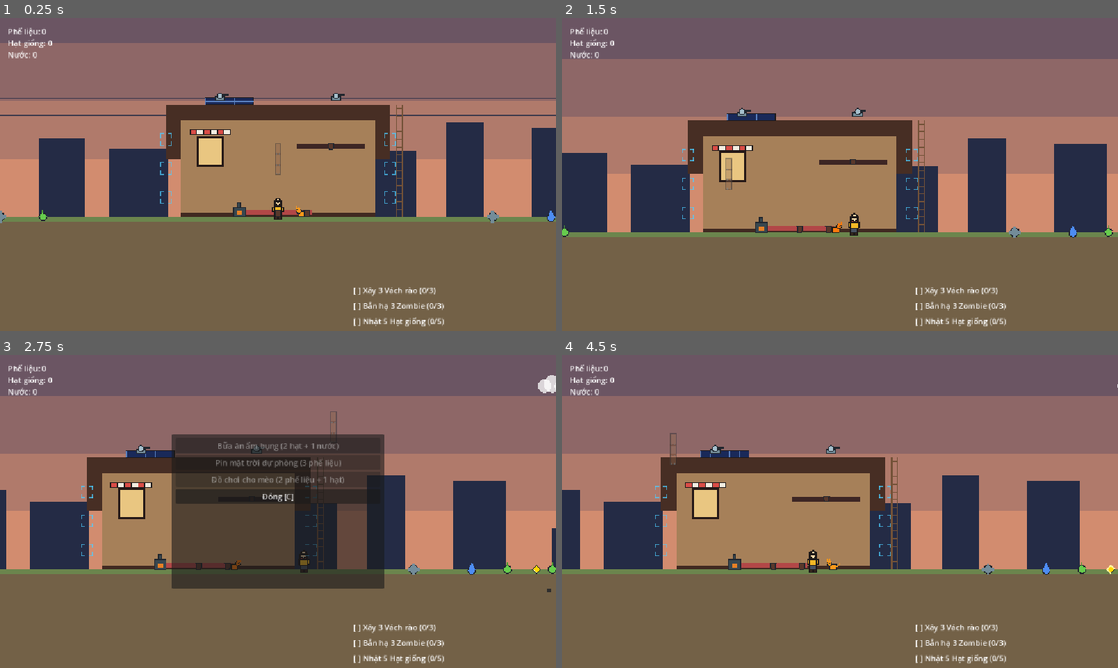
Above: before the commit, frames 1-4 (two rows, left to right).
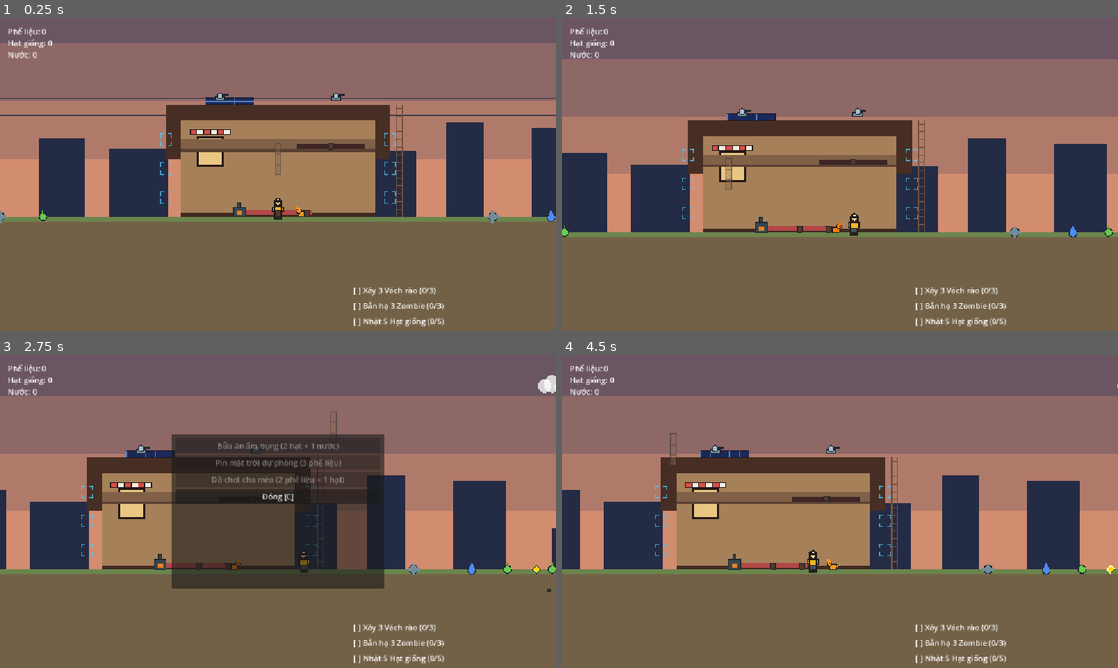
Above: after the commit, the same moments.

Repository: vuphamhocvienmatma/insomnia-dark-war
Game: Godot game, scene res://scenes/main_level.tscn
Same seed, same stepped clock (60 frames per second), same inputs: the game is played once before the commit and once after it.
Inputs (mouse positions are in pixels of both pictures, inside the frame that each line leads up to):
- Up to frame 1 (0.25 s): no input
- Up to frame 2 (1.5 s): move the mouse to (962, 158) at 0.52 s; press the mouse at (962, 158) at 0.53 s; hold Right (ui_right) 0.53-1.28 s; move the mouse to (728, 190) at 1.27 s; release the mouse at (728, 190) at 1.28 s; hold S (ui_down, bound only after the commit) from 1.28 s (still down); tap E (interact) at 1.35 s
- Up to frame 3 (2.75 s): move the mouse to (333, 442) at 2.02 s; release S (ui_down, bound only after the commit) at 2.03 s; hold Right (ui_right) from 2.03 s (still down); hold C (toggle_crafting) from 2.03 s (still down)
- Up to frame 4 (4.5 s): move the mouse to (812, 574) at 2.77 s; release Right (ui_right) at 2.78 s; release C (toggle_crafting) at 2.78 s; hold W (ui_up, bound only after the commit) 2.78-3.53 s; click (812, 574) at 2.85 s; move the mouse to (1006, 558) at 3.52 s; hold E (interact) 3.53-4.28 s; hold Left (ui_left) from 3.53 s (still down); move the mouse to (673, 464) at 4.27 s; tap C (toggle_crafting) at 4.35 s

The runs differ from the first frame. In frame 1, 1.3% of the frame differs, in the area x 32-68%, y 38-43%; in frame 2, 1.1%; in frame 3, 0.5%; in frame 4, 1.1%.

Commit message:
feat: phase 16 mezzanine floor + ladder climbing (player & cat)

Diff:
--- a/insomnia-in-the-dark-war/project.godot
+++ b/insomnia-in-the-dark-war/project.godot
@@ -44,6 +44,16 @@
 "events": [Object(InputEventKey,"resource_local_to_scene":false,"resource_name":"","device":16,"window_id":0,"alt_press …(191 unchanged characters)…
 ]
 }
+ui_up={
+"deadzone": 0.2,
+"events": [Object(InputEventKey,"resource_local_to_scene":false,"resource_name":"","device":-1,"window_id":0,"alt_pressed":false,"shift_pressed":false,"ctrl_pressed":false,"meta_pressed":false,"pressed":false,"keycode":0,"physical_keycode":87,"key_label":0,"unicode":0,"location":0,"echo":false,"script":null), Object(InputEventKey,"resource_local_to_scene":false,"resource_name":"","device":-1,"window_id":0,"alt_pressed":false,"shift_pressed":false,"ctrl_pressed":false,"meta_pressed":false,"pressed":false,"keycode":0,"physical_keycode":4194319,"key_label":0,"unicode":0,"location":0,"echo":false,"script":null)
+]
+}
+ui_down={
+"deadzone": 0.2,
+"events": [Object(InputEventKey,"resource_local_to_scene":false,"resource_name":"","device":-1,"window_id":0,"alt_pressed":false,"shift_pressed":false,"ctrl_pressed":false,"meta_pressed":false,"pressed":false,"keycode":0,"physical_keycode":83,"key_label":0,"unicode":0,"location":0,"echo":false,"script":null), Object(InputEventKey,"resource_local_to_scene":false,"resource_name":"","device":-1,"window_id":0,"alt_pressed":false,"shift_pressed":false,"ctrl_pressed":false,"meta_pressed":false,"pressed":false,"keycode":0,"physical_keycode":4194321,"key_label":0,"unicode":0,"location":0,"echo":false,"script":null)
+]
+}
 
 [physics]
 
--- a/insomnia-in-the-dark-war/scenes/main_level.tscn
+++ b/insomnia-in-the-dark-war/scenes/main_level.tscn
@@ -13,6 +13,7 @@
 [ext_resource type="Script" path="res://scripts/warm_fireplace_light.gd" id="11_light"]
 [ext_resource type="PackedScene" path="res://scenes/crafting_ui.tscn" id="12_craft"]
 [ext_resource type="Script" path="res://scripts/art_clouds.gd" id="12_clouds"]
+[ext_resource type="Script" path="res://scripts/cabin_structure.gd" id="14_cabin"]
 
 [node name="MainLevel" type="Node2D" unique_id=129172497]
 script = ExtResource("1_level")
@@ -101,6 +102,25 @@
 offset_bottom = 0.0
 color = Color(0.25, 0.16, 0.13, 1)
 
+[node name="CabinStructure" type="Node2D" parent="." unique_id=129172499]
+script = ExtResource("14_cabin")
+
+[node name="MezzanineWall" type="ColorRect" parent="CabinStructure"]
+z_index = -4
+offset_left = -200.0
+offset_top = -160.0
+offset_right = 200.0
+offset_bottom = -140.0
+color = Color(0.5, 0.38, 0.28, 1)
+
+[node name="MezzanineFloor" type="ColorRect" parent="CabinStructure"]
+z_index = -4
+offset_left = -200.0
+offset_top = -140.0
+offset_right = 200.0
+offset_bottom = -135.0
+color = Color(0.35, 0.25, 0.20, 1)
+
 [node name="CozyRug" type="ColorRect" parent="." unique_id=1708000511]
 z_index = -4
 offset_left = -70.0
--- /dev/null
+++ b/insomnia-in-the-dark-war/scripts/cabin_structure.gd
@@ -0,0 +1,36 @@
+extends Node2D
+
+const GROUND_Y: float = 0.0
+const MEZZANINE_Y: float = -140.0
+const LADDER_X_MIN: float = 244.0
+const LADDER_X_MAX: float = 260.0
+
+var current_floor: String = "ground"
+
+signal floor_changed(floor_name: String)
+
+
+func _ready() -> void:
+	add_to_group("cabin_structure")
+
+
+func get_current_floor_y() -> float:
+	return MEZZANINE_Y if current_floor == "mezzanine" else GROUND_Y
+
+
+func can_climb_up(x: float) -> bool:
+	return current_floor == "ground" and x >= LADDER_X_MIN and x <= LADDER_X_MAX
+
+
+func can_climb_down(x: float) -> bool:
+	return current_floor == "mezzanine" and x >= LADDER_X_MIN and x <= LADDER_X_MAX
+
+
+func climb_up() -> void:
+	current_floor = "mezzanine"
+	floor_changed.emit(current_floor)
+
+
+func climb_down() -> void:
+	current_floor = "ground"
+	floor_changed.emit(current_floor)
--- a/insomnia-in-the-dark-war/scripts/companion_cat.gd
+++ b/insomnia-in-the-dark-war/scripts/companion_cat.gd
@@ -5,6 +5,10 @@
 @export var follow_speed: float = 120.0
 @export var loot_radius: float = 150.0
 @export var loot_cooldown: float = 8.0
+
+@onready var cabin: Node2D = get_tree().get_first_node_in_group("cabin_structure")
+var _cat_floor: String = "ground"
+var _cat_climbing: bool = false
 
 var target_player: Node2D = null
 var is_carrying_item: bool = false
@@ -16,9 +20,11 @@
 func _ready() -> void:
 	add_to_group("companion_cat")
 	position.y = GROUND_Y
+	if cabin == null:
+		cabin = get_node_or_null("../CabinStructure") as Node2D
 
 func _physics_process(_delta: float) -> void:
-	position.y = GROUND_Y
+	position.y = cabin.get_current_floor_y() if (cabin != null and not _cat_climbing) else GROUND_Y
 
 	if target_player == null or not is_instance_valid(target_player):
 		target_player = get_tree().get_first_node_in_group("player")
@@ -57,6 +63,15 @@
 		_seek_x(target_player.global_position.x, 40.0)
 
 func _seek_x(target_x: float, stop_dist: float) -> void:
+	if cabin != null and abs(global_position.x - 252.0) < 16.0:
+		if cabin.current_floor == "mezzanine" and _cat_floor == "ground":
+			cabin.climb_up()
+			_cat_floor = "mezzanine"
+			_start_cat_climb()
+		elif cabin.current_floor == "ground" and _cat_floor == "mezzanine":
+			cabin.climb_down()
+			_cat_floor = "ground"
+			_start_cat_climb()
 	var diff: float = target_x - global_position.x
 	if abs(diff) > stop_dist:
 		velocity = Vector2(sign(diff) * follow_speed, 0.0)
@@ -66,6 +81,15 @@
 	if art and velocity.x != 0.0:
 		art.scale.x = -1.0 if velocity.x < 0.0 else 1.0
 	move_and_slide()
+
+func _start_cat_climb() -> void:
+	if cabin == null:
+		return
+	_cat_climbing = true
+	var target_y: float = cabin.get_current_floor_y()
+	var tw := create_tween()
+	tw.tween_property(self, "position:y", target_y, 0.3)
+	tw.tween_callback(func() -> void: _cat_climbing = false)
 
 func _find_nearest_scrap() -> Node2D:
 	var best: Node2D = null
--- a/insomnia-in-the-dark-war/scripts/player.gd
+++ b/insomnia-in-the-dark-war/scripts/player.gd
@@ -4,13 +4,22 @@
 
 @export var speed: float = 150.0
 
+@onready var cabin: Node2D = get_tree().get_first_node_in_group("cabin_structure")
+@onready var art: Node2D = $Art
+
+var _climbing: bool = false
+
+
 func _ready() -> void:
 	add_to_group("player")
 	position.y = GROUND_Y
+	if cabin == null:
+		cabin = get_node_or_null("../CabinStructure") as Node2D
+	if cabin != null:
+		cabin.floor_changed.connect(_on_floor_changed)
+
 
 func _physics_process(_delta: float) -> void:
-	position.y = GROUND_Y
-
 	var direction: Vector2 = Vector2.ZERO
 	if Input.is_action_pressed("ui_left"):
 		direction.x -= 1.0
@@ -20,12 +29,30 @@
 	if direction != Vector2.ZERO:
 		direction = direction.normalized()
 
+	if cabin != null and Input.is_action_just_pressed("ui_up"):
+		if cabin.can_climb_up(global_position.x):
+			cabin.climb_up()
+	if cabin != null and Input.is_action_just_pressed("ui_down"):
+		if cabin.can_climb_down(global_position.x):
+			cabin.climb_down()
+
 	var effective_speed: float = speed * (0.85 if (GameState and GameState.is_tired) else 1.0)
 	velocity = Vector2(direction.x * effective_speed, 0.0)
 
-	var art := get_node_or_null("Art") as Node2D
 	if art and direction.x != 0.0:
 		art.scale.x = -1.0 if direction.x < 0.0 else 1.0
 
 	move_and_slide()
-	position.y = GROUND_Y
+
+	if not _climbing:
+		position.y = cabin.get_current_floor_y() if cabin != null else GROUND_Y
+
+
+func _on_floor_changed(_floor_name: String) -> void:
+	if cabin == null:
+		return
+	_climbing = true
+	var target_y: float = cabin.get_current_floor_y()
+	var tw := create_tween()
+	tw.tween_property(self, "position:y", target_y, 0.3)
+	tw.tween_callback(func() -> void: _climbing = false)
